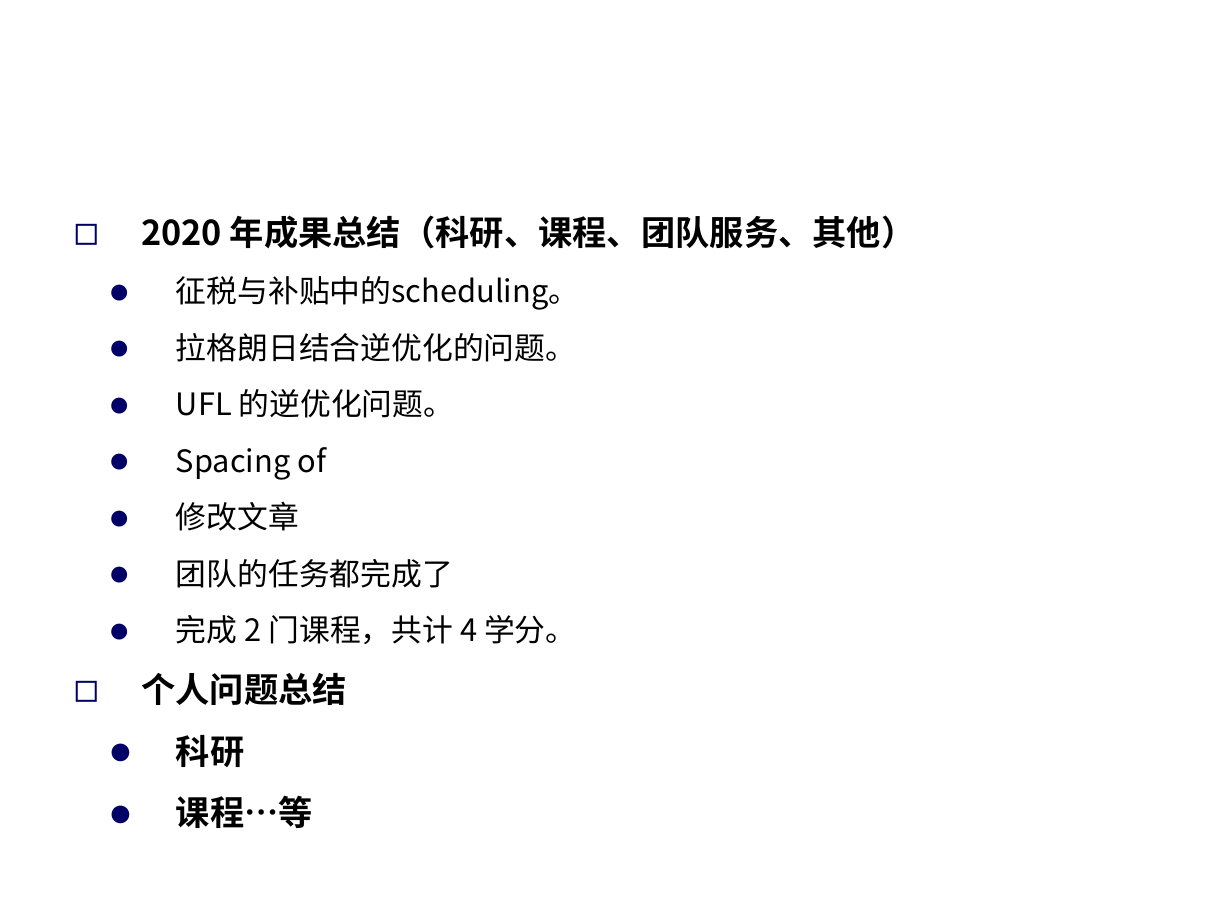
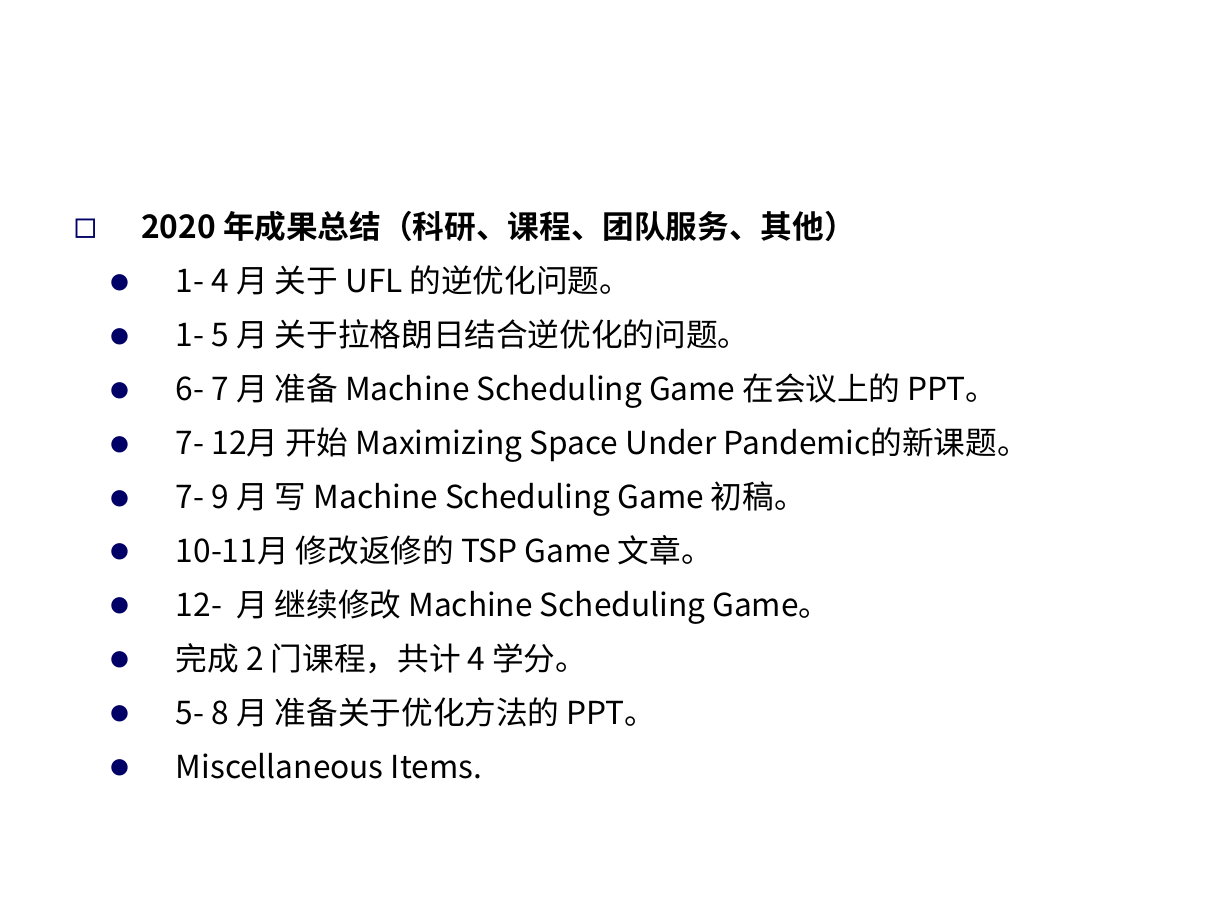
Before and after one commit to Dis-count/Writing, a slide deck: slide 2 of 2020年度总结lzk.ppt. Drawn at 1232x924 pixels with LibreOffice and Linux fonts; fonts in the diff are those of the drawing; background and template pictures are left out. Boxes give left, top, right and bottom in pixels: in the first picture for what was removed or moved away, otherwise in the second. Text is boxed around its words. In the diff, an @@ line names an element or a change of style, - is before the commit and + after.

```diff
--- a/2020年度总结lzk.ppt
+++ b/2020年度总结lzk.ppt
@@ text at [141, 211, 856, 673]: size 20 to 18.5 pt in "2020 年成果总结（科研、课程、团队服务、其他）"; size 18 to 18.5 pt in "完成 2 门课程，共计 4 学分。"; line spacing 1.25 to 1.15 @@
@@ text at [176, 265, 1029, 624]: text changed; size 18 to 18.5 pt @@
-  ● 征税与补贴中的scheduling。
-  ● 拉格朗日结合逆优化的问题。
-  ● UFL 的逆优化问题。
-  ● Spacing of
-  ● 修改文章
-  ● 团队的任务都完成了
+  ● 1- 4 月 关于 UFL 的逆优化问题。
+  ● 1- 5 月 关于拉格朗日结合逆优化的问题。
+  ● 6- 7 月 准备 Machine Scheduling Game 在会议上的 PPT。
+  ● 7- 12月 开始 Maximizing Space Under Pandemic的新课题。
+  ● 7- 9 月 写 Machine Scheduling Game 初稿。
+  ● 10-11月 修改返修的 TSP Game 文章。
+  ● 12- 月 继续修改 Machine Scheduling Game。
@@ text at [176, 697, 657, 779]: text changed; size 20 to 18.5 pt; bold off @@
-◻ 个人问题总结
-  ● 科研
-  ● 课程…等
+  ● 5- 8 月 准备关于优化方法的 PPT。
+  ● Miscellaneous Items.
```
Also in this commit, not shown: 2 other slides changed.
